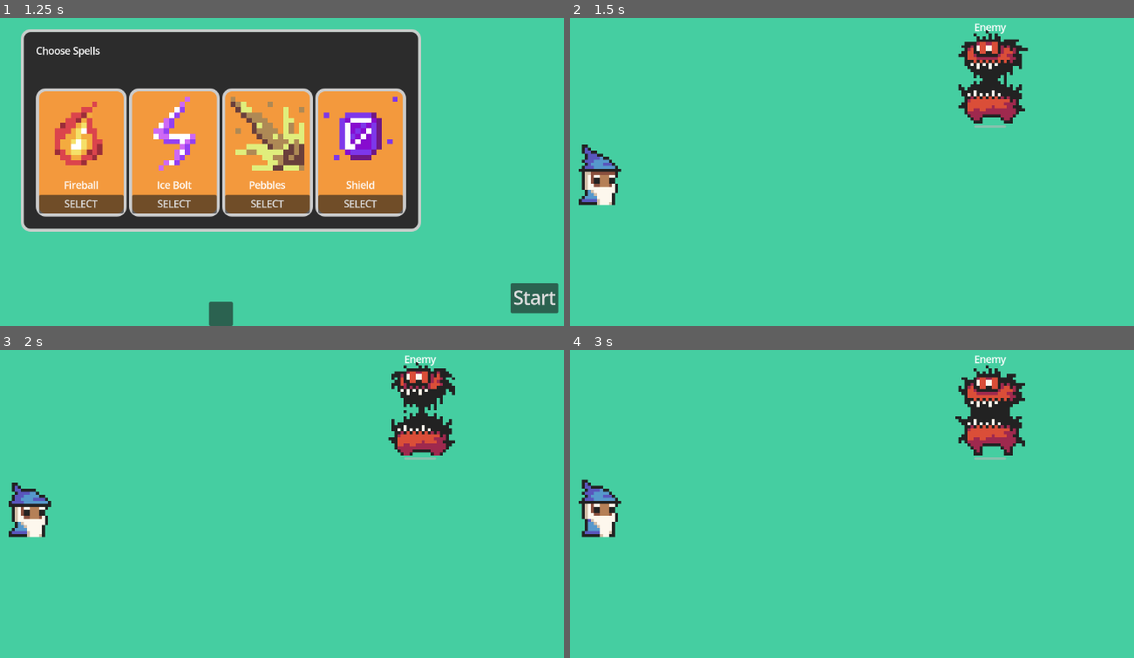
Above: before the commit, frames 1-4 (two rows, left to right).
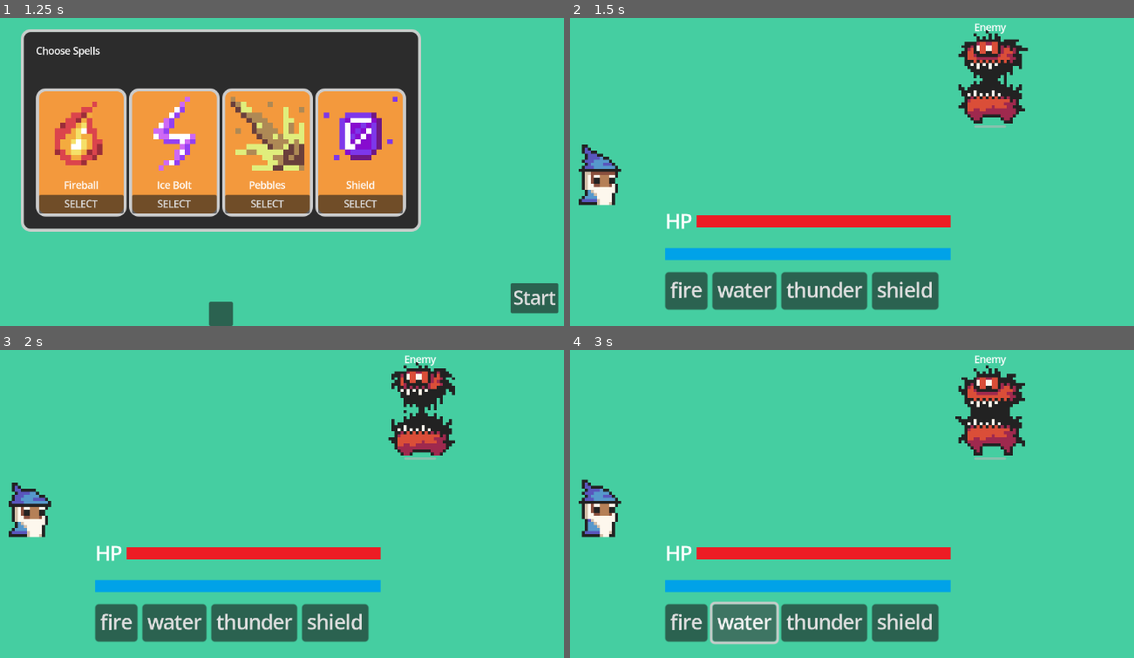
Above: after the commit, the same moments.

Repository: fireflies001/simple-turn-based-rogue-like-game
Game: Godot game, scene res://scenes/menu.tscn
Two runs of this game, one before a commit and one after it. Both use one fixed random seed, a clock stepped at 60 frames per second and the inputs below.
Inputs (mouse positions are in pixels of both pictures, inside the frame that each line leads up to):
- Up to frame 1 (1.25 s): click "Start" at 0.5 s
- Up to frame 2 (1.5 s): click "Start" at 1.25 s
- Up to frame 3 (2 s): no input
- Up to frame 4 (3 s): click (688, 624) at 2 s, where only the run after the commit has a clickable "fire"; click (744, 624) at 2.75 s, where only the run after the commit has a clickable "water"

Frame 1 is identical in both runs. In frame 2, 9.6% of the frame differs, in the area x 16-68%, y 63-95%; in frame 3, 9.6%; in frame 4, 10%, in the area x 16-68%, y 63-96%.

Commit message:
added ui for skill buttons, HP and MANA

Diff:
--- /dev/null
+++ b/healthbar.tscn
@@ -0,0 +1,9 @@
+[gd_scene load_steps=2 format=3 uid="uid://c1gbja3arjtxp"]
+
+[sub_resource type="CompressedTexture2D" id="CompressedTexture2D_8y64o"]
+load_path = "res://.godot/imported/04.png-801a60834239031a1f0f78f41842d7bd.ctex"
+
+[node name="health" type="Sprite2D"]
+texture = SubResource("CompressedTexture2D_8y64o")
+region_enabled = true
+region_rect = Rect2(50.4847, 5.89097, 42.7012, 5.54035)
--- a/scenes/world.tscn
+++ b/scenes/world.tscn
@@ -1,7 +1,13 @@
-[gd_scene load_steps=3 format=3 uid="uid://dcaqry2jfh0jy"]
+[gd_scene load_steps=7 format=3 uid="uid://dcaqry2jfh0jy"]
 
 [ext_resource type="PackedScene" uid="uid://cy0o870pisfsm" path="res://scenes/enemy_1.tscn" id="1_8m2j1"]
 [ext_resource type="PackedScene" uid="uid://dsvbph1aqci8n" path="res://scenes/player.tscn" id="2_hcr3v"]
+[ext_resource type="Texture2D" uid="uid://vqrv34q2w12j" path="res://icons/OVER.png" id="3_oumiq"]
+[ext_resource type="Texture2D" uid="uid://cm5jw5ybvscpv" path="res://icons/HP.png" id="4_7xkwk"]
+[ext_resource type="Texture2D" uid="uid://oi5x1xrsxf4a" path="res://icons/MANA.png" id="5_1qput"]
+
+[sub_resource type="StyleBoxFlat" id="StyleBoxFlat_5tvxa"]
+bg_color = Color(0.6, 0.6, 0.6, 0)
 
 [node name="world" type="Control"]
 layout_mode = 3
@@ -25,3 +31,80 @@
 
 [node name="player" parent="." instance=ExtResource("2_hcr3v")]
 position = Vector2(255, 378)
+
+[node name="PanelContainer" type="PanelContainer" parent="."]
+layout_mode = 1
+anchors_preset = 7
+anchor_left = 0.5
+anchor_top = 1.0
+anchor_right = 0.5
+anchor_bottom = 1.0
+offset_left = -243.0
+offset_top = -222.0
+offset_right = 23.0
+offset_bottom = -111.0
+grow_horizontal = 2
+grow_vertical = 0
+scale = Vector2(2, 2)
+theme_override_styles/panel = SubResource("StyleBoxFlat_5tvxa")
+
+[node name="MarginContainer" type="MarginContainer" parent="PanelContainer"]
+layout_mode = 2
+theme_override_constants/margin_left = 20
+theme_override_constants/margin_top = 20
+theme_override_constants/margin_right = 20
+theme_override_constants/margin_bottom = 20
+
+[node name="VBoxContainer" type="VBoxContainer" parent="PanelContainer/MarginContainer"]
+layout_mode = 2
+size_flags_horizontal = 4
+size_flags_vertical = 4
+theme_override_constants/separation = 10
+
+[node name="HBoxContainer2" type="HBoxContainer" parent="PanelContainer/MarginContainer/VBoxContainer"]
+layout_mode = 2
+
+[node name="Label" type="Label" parent="PanelContainer/MarginContainer/VBoxContainer/HBoxContainer2"]
+layout_mode = 2
+text = "HP"
+
+[node name="TextureProgressBar" type="TextureProgressBar" parent="PanelContainer/MarginContainer/VBoxContainer/HBoxContainer2"]
+layout_mode = 2
+size_flags_vertical = 4
+value = 100.0
+nine_patch_stretch = true
+stretch_margin_left = 10
+stretch_margin_top = 10
+stretch_margin_right = 200
+texture_under = ExtResource("3_oumiq")
+texture_progress = ExtResource("4_7xkwk")
+
+[node name="TextureProgressBar2" type="TextureProgressBar" parent="PanelContainer/MarginContainer/VBoxContainer"]
+layout_mode = 2
+size_flags_vertical = 4
+value = 100.0
+nine_patch_stretch = true
+stretch_margin_left = 10
+stretch_margin_top = 10
+stretch_margin_right = 10
+texture_under = ExtResource("3_oumiq")
+texture_progress = ExtResource("5_1qput")
+
+[node name="HBoxContainer" type="HBoxContainer" parent="PanelContainer/MarginContainer/VBoxContainer"]
+layout_mode = 2
+
+[node name="Button" type="Button" parent="PanelContainer/MarginContainer/VBoxContainer/HBoxContainer"]
+layout_mode = 2
+text = "fire"
+
+[node name="Button2" type="Button" parent="PanelContainer/MarginContainer/VBoxContainer/HBoxContainer"]
+layout_mode = 2
+text = "water"
+
+[node name="Button3" type="Button" parent="PanelContainer/MarginContainer/VBoxContainer/HBoxContainer"]
+layout_mode = 2
+text = "thunder"
+
+[node name="Button4" type="Button" parent="PanelContainer/MarginContainer/VBoxContainer/HBoxContainer"]
+layout_mode = 2
+text = "shield"
Binary file added: icons/HP.png
Not shown, added: icons/HP.png.import
Binary file added: icons/MANA.png
Not shown, added: icons/MANA.png.import
Binary file added: icons/OVER.png
Not shown, added: icons/OVER.png.import
Binary file added: scenes/04.png
Not shown, added: scenes/04.png.import
